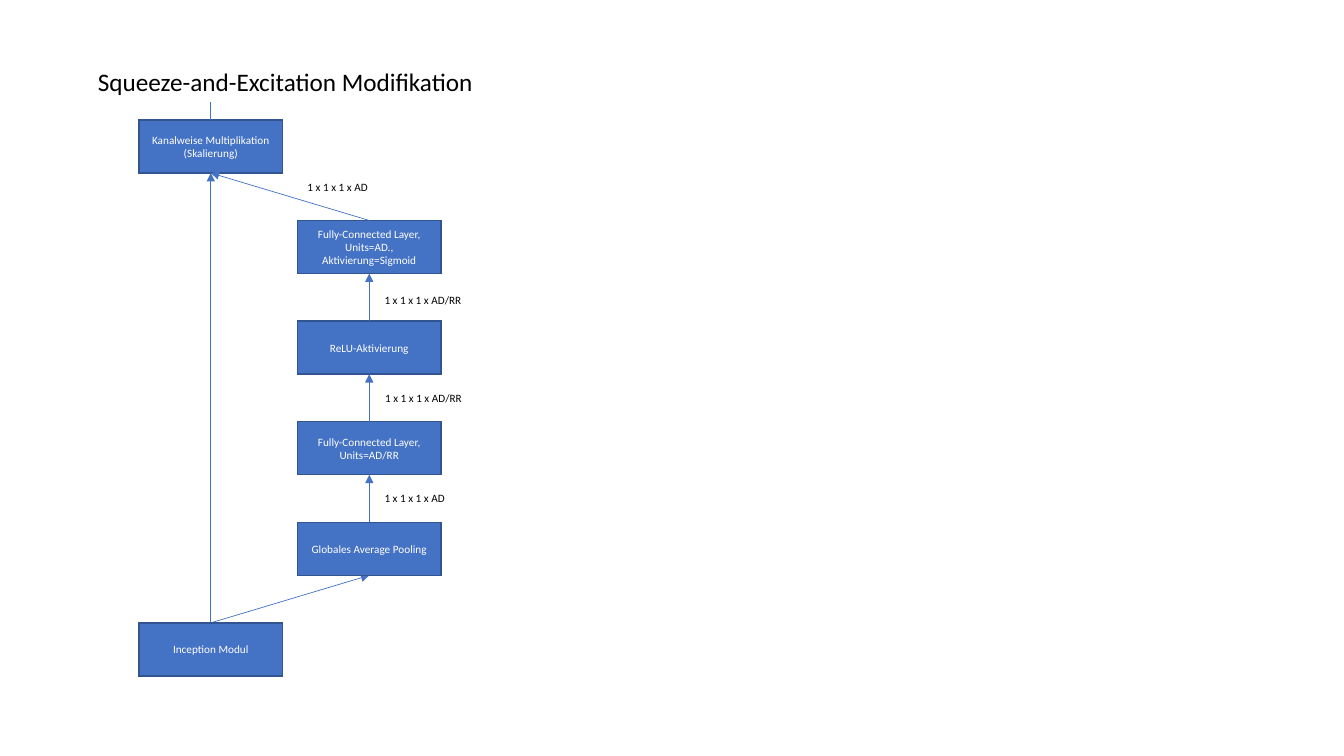
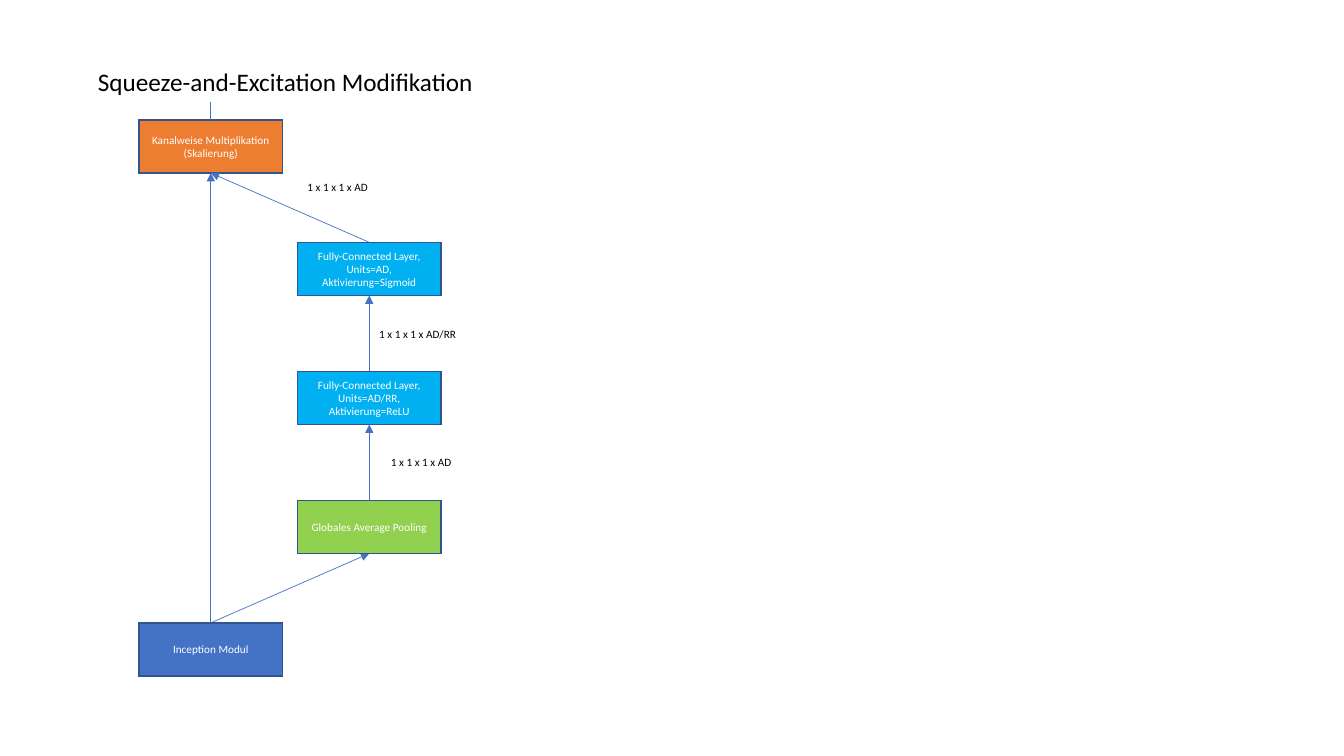
Before and after one commit to FrankSchaust/Bachelorarbeit, a slide deck: slide 5 of pictures/Inception.pptx. Drawn at 1344x756 pixels with LibreOffice and Linux fonts; fonts in the diff are those of the drawing. Boxes give left, top, right and bottom in pixels: in the first picture for what was removed or moved away, otherwise in the second. Text is boxed around its words. In the diff, an @@ line names an element or a change of style, - is before the commit and + after.

```diff
--- a/pictures/Inception.pptx
+++ b/pictures/Inception.pptx
@@ rectangle "Kanalweise Multiplikation (Skalierung)" at (x1=139, y1=120, x2=282, y2=173): fill #4472C4 to #ED7D31 @@
@@ arrow moved from (369, 221) - (211, 173) to (369, 242) - (211, 173) @@
@@ rectangle "Fully-Connected Layer," moved from (x1=297, y1=221, x2=441, y2=274) to (x1=297, y1=242, x2=441, y2=295) @@
@@ rectangle "Fully-Connected Layer," at (x1=297, y1=242, x2=441, y2=295): fill #4472C4 to #00B0F0 @@
@@ text in rectangle at (x1=322, y1=265, x2=416, y2=288): text changed @@
-Units=AD., Aktivierung=Sigmoid
+Units=AD, Aktivierung=Sigmoid
@@ arrow moved from (369, 421) - (369, 374) to (369, 371) - (369, 295) @@
@@ arrow removed from (369, 322) to (369, 273) @@
@@ text removed at (x1=385, y1=296, x2=461, y2=305) @@
-1 x 1 x 1 x AD/RR
@@ rectangle removed at (x1=297, y1=322, x2=441, y2=375) @@
-ReLU-Aktivierung
@@ text "1 x 1 x 1 ..." moved from (x1=385, y1=394, x2=462, y2=403) to (x1=379, y1=330, x2=456, y2=339) @@
@@ rectangle "Fully-Connected Layer," at (x1=297, y1=371, x2=441, y2=424): fill #4472C4 to #00B0F0 @@
@@ rectangle "Fully-Connected Layer," moved from (x1=297, y1=421, x2=441, y2=475) to (x1=297, y1=371, x2=441, y2=424) @@
@@ text in rectangle at (x1=329, y1=394, x2=410, y2=417): text changed @@
-Units=AD/RR
+Units=AD/RR,
+Aktivierung=ReLU
@@ arrow moved from (369, 522) - (369, 475) to (369, 500) - (369, 424) @@
@@ text "1 x 1 x 1 ..." moved from (x1=385, y1=494, x2=444, y2=502) to (x1=391, y1=458, x2=451, y2=466) @@
@@ rectangle "Globales Average Pooling" moved from (x1=297, y1=522, x2=441, y2=576) to (x1=297, y1=500, x2=441, y2=554) @@
@@ rectangle "Globales Average Pooling" at (x1=297, y1=500, x2=441, y2=554): fill #4472C4 to #92D050 @@
@@ arrow moved from (211, 623) - (369, 576) to (211, 623) - (369, 554) @@
```
Also in this commit, not shown: 5 other slides changed, 1 slide added, 16 other files.
